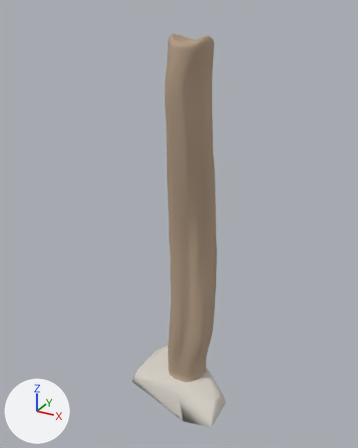
One commit to the glTF model assets/tower/approved-library/architecture/bagana-f3-3x11x3-v2.glb: the scene before it, then after it.
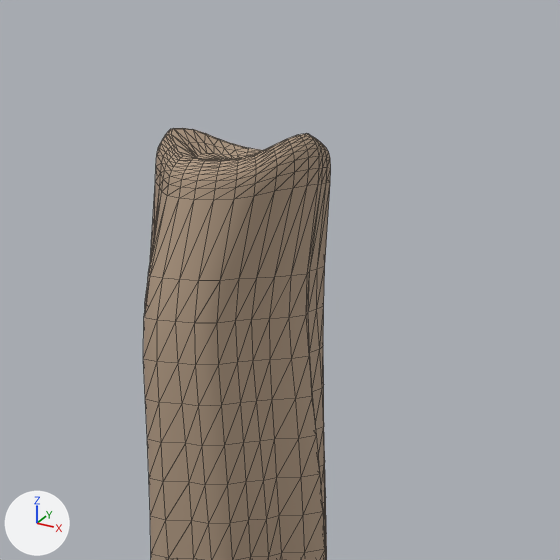
Each version appears first whole from a 50 mm lens placed at (1.47, -2.81, 1.51), pointed at (-0.08, 0.0, 0.11), and next in a close-up on the part from 35% to 77% of the width and 0% to 33% of the height. Arrows for +X, +Y and +Z are at lower left; the lights stay in place. The first two pictures are the older version. The close-ups show mesh edges as thin lines.

Before the edit, the objects in view are built like this:
```python
me_bagana_form_3_wood = bpy.data.meshes.new('BAGANA_FORM_3_wood')
me_bagana_form_3_wood.from_pydata(...)  # 1374 vertices, 2744 faces; spans x -0.18..0.2, y -0.19..0.2, z -1.14..1.36
me_bagana_form_3_wood.materials.append(mat_alantil_bagana_wood_pbr)  # beige #b59e86
ob_bagana_wood = bpy.data.objects.new('bagana_wood', me_bagana_form_3_wood)
ob_bagana_wood.location = (0.0, 0.0, 0.0)
```
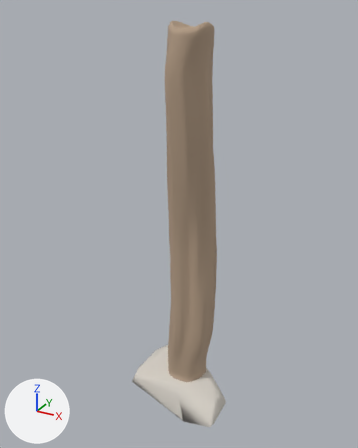
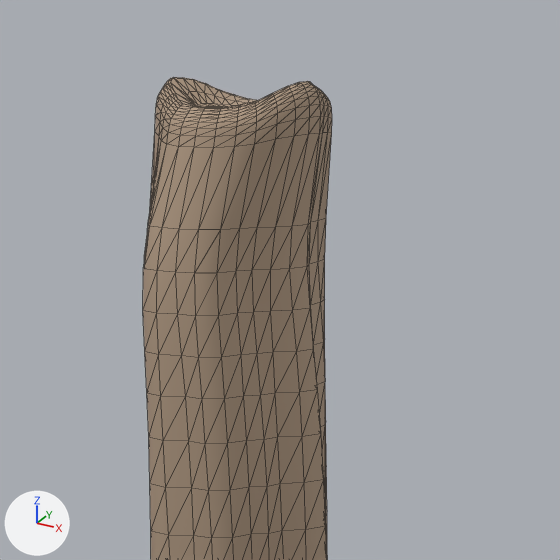
Boxes [x1, y1, x2, y2] around the edits, measured in the close-ups (560 x 560 px; the box of a moved part takes in the faces that stretch with it):
'bagana_wood', reshaped
    before: [143, 128, 331, 560]
    after: [143, 77, 332, 560]
part 1 of me_bagana_form_3_wood, moved or reshaped
    before: [151, 536, 327, 560]
    after: [151, 513, 327, 560]
part 2 of me_bagana_form_3_wood, moved or reshaped
    before: [149, 463, 326, 560]
    after: [149, 425, 327, 538]
part 3 of me_bagana_form_3_wood, moved or reshaped
    before: [143, 128, 331, 485]
    after: [143, 77, 332, 444]

The change in detail:
me_bagana_form_3_wood is used by ob_bagana_wood; location (0.0, 0.0, 0.0).
me_bagana_form_3_wood had 1374 vertices, 2744 faces and spanned x -0.18..0.2, y -0.19..0.2, z -1.14..1.36.
me_bagana_form_3_wood now has 1374 vertices, 2744 faces and spans x -0.18..0.2, y -0.19..0.2, z -1.14..1.44.
me_bagana_form_3_wood part 1: all 28 vertices in x -0.16..0.16, y -0.16..0.18, z 0.7 are moved by (0.0, 0.0, 0.04).
me_bagana_form_3_wood part 2: all 28 vertices in x -0.16..0.15, y -0.17..0.17, z 0.77 are moved by (0.0, 0.0, 0.05).
me_bagana_form_3_wood part 3: all 505 vertices in x -0.18..0.15, y -0.17..0.17, z 0.83..1.36 are moved by (0.0, 0.0, 0.07).
Other edits to the shape of me_bagana_form_3_wood do not show in these pictures.
